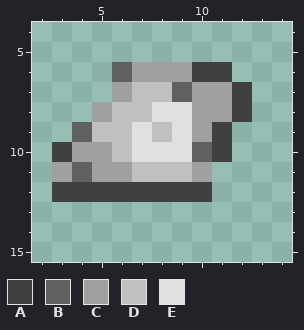
One commit to this pixel-art sprite: sprites/crystal.png. Above: the version before the commit.
The file is 16x16 pixels. Shown: x 2..14, y 4..15.
Palette (. is transparent): A #404040  B #606060  C #a0a0a0  D #c0c0c0  E #e0e0e0
Pixels before, first column x 3:
 6 ...BCCCAA.
 7 ...CDDBCCA
 8 ..CDDEECCA
 9 .BDDEDECA.
10 ACCDEEEBA.
11 CBCCDDDC..
12 AAAAAAAA..
The same view after the edit:
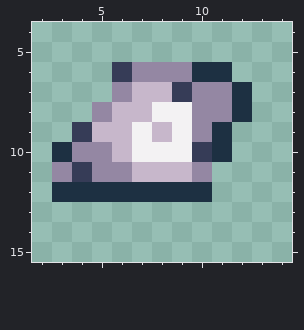
The exact change:
{"colour":"A","old":"#404040","new":"#1d3042"}
{"colour":"B","old":"#606060","new":"#363c57"}
{"colour":"C","old":"#a0a0a0","new":"#9487a3"}
{"colour":"D","old":"#c0c0c0","new":"#c7b7cb"}
{"colour":"E","old":"#e0e0e0","new":"#f3f2f3"}
{"label":"changed","picture_box":[52,62,252,202]}
